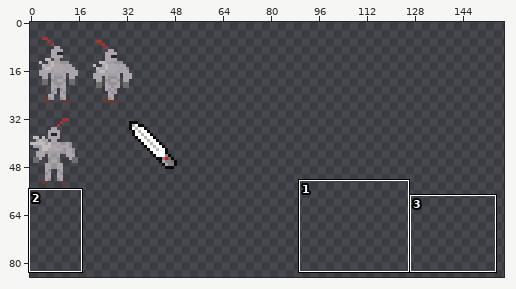
Sprite sheet -- Sprites/Spritesheets/GreatSword Hero Spritesheet.png. Above: a wide view before the commit, with the close-up outlined.
Close-up. Earlier state:
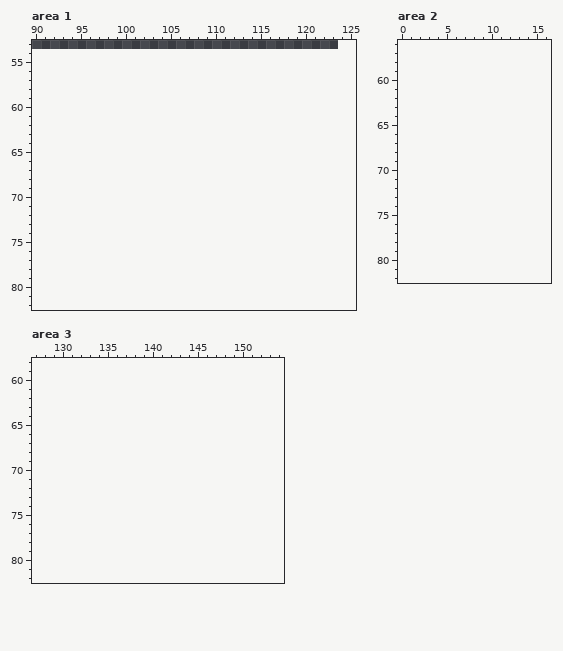
The file is 124x54 pixels. Shown: area 1: x 90..125, y 53..82; area 2: x 0..16, y 56..82; area 3: x 127..154, y 58..82. The old version is drawn lined up with the new one, on the new canvas. The wide view leaves out empty margins. The commit also changed other parts of the picture, which this record leaves out.
After the commit:
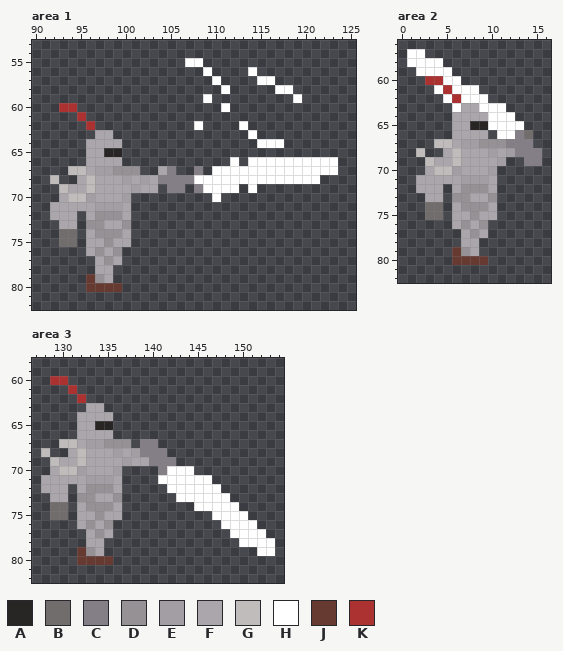
Palette (. is transparent): A #282525  B #726d6d  C #847e87  D #959195  E #a29ea3  F #aaa6ab  G #c1bcbc  H #ffffff  J #663931  K #ac3232
Difference:
canvas 124x54 -> 178x91
Area 1:
y 55: x 107..108 .. -> HH
y 56: x 109 . -> H; x 114 . -> H
y 57: x 110 . -> H; x 115..116 .. -> HH
y 58: x 111 . -> H; x 117..118 .. -> HH
y 59: x 109 . -> H; x 119 . -> H
y 60: x 93..94 .. -> KK; x 111 . -> H
y 61: x 95 . -> K
y 62: x 96 . -> K; x 108 . -> H; x 113 . -> H
y 63: x 97..98 .. -> FF; x 114 . -> H
y 64: x 96..99 .... -> FFFF; x 115..117 ... -> HHH
y 65: x 96..99 .... -> FFAA
y 66: x 96..99 .... -> FFFF; x 112 . -> H; x 114..123 .......... -> HHHHHHHHHH
y 67: x 94..101 ........ -> GGFEEDDD; x 104..105 .. -> FC; x 108 . -> C; x 110..123 .............. -> HHHHHHHHHHHHHH
y 68: x 92 . -> G; x 95..121 ........................... -> FGFFFEFEFCCCCHHHHHHHHHHHHHH
y 69: x 93..103 ........... -> GFFGFFFFEFF; x 105..106 .. -> CC; x 108..112 ..... -> CHHHH; x 114 . -> H
y 70: x 93..100 ........ -> FGGEFFFE; x 110 . -> H
y 71: x 92..100 ......... -> FFFFFEEEF
y 72: x 92..94 ... -> FFF; x 96..100 ..... -> FDDDF
y 73: x 93..94 .. -> FF; x 96..100 ..... -> DDFFD
y 74: x 93..94 .. -> BB; x 96..100 ..... -> FDDDF
y 75: x 93..94 .. -> BB; x 96..100 ..... -> FFDFF
y 76: x 96..99 .... -> FDFD
y 77: x 97..99 ... -> FDF
y 78: x 97..98 .. -> FF
y 79: x 96..98 ... -> JDF
y 80: x 96..99 .... -> JJJJ
Area 2:
y 57: x 1..2 .. -> HH
y 58: x 1..4 .... -> HHHH
y 59: x 2..5 .... -> HHHH
y 60: x 3..6 .... -> KKHH
y 61: x 4..8 ..... -> HKHHH
y 62: x 5..9 ..... -> HKHHH
y 63: x 6..11 ...... -> HFFHHH
y 64: x 6..12 ....... -> FFFFHHH
y 65: x 6..13 ........ -> FFAAHHHH
y 66: x 6..9 .... -> FFFF; x 11..14 .... -> HHCB
y 67: x 4..14 ........... -> GGFEEDDDCCC
y 68: x 2 . -> G; x 5..15 ........... -> FGFFFEFECCC
y 69: x 3..11 ......... -> GFFGFFFFE; x 14..15 .. -> CC
y 70: x 3..10 ........ -> FGGEFFFE
y 71: x 2..10 ......... -> FFFFFEEEF
y 72: x 2..4 ... -> FFF; x 6..10 ..... -> FDDDF
y 73: x 3..4 .. -> FF; x 6..10 ..... -> DDFFD
y 74: x 3..4 .. -> BB; x 6..10 ..... -> FDDDF
y 75: x 3..4 .. -> BB; x 6..10 ..... -> FFDFF
y 76: x 6..9 .... -> FDFD
y 77: x 7..9 ... -> FDF
y 78: x 7..8 .. -> FF
y 79: x 6..8 ... -> JDF
y 80: x 6..9 .... -> JJJJ
Area 3:
y 60: x 129..130 .. -> KK
y 61: x 131 . -> K
y 62: x 132 . -> K
y 63: x 133..134 .. -> FF
y 64: x 132..135 .... -> FFFF
y 65: x 132..135 .... -> FFAA
y 66: x 132..135 .... -> FFFF
y 67: x 130..137 ........ -> GGFEEDDD; x 139..140 .. -> CC
y 68: x 128 . -> G; x 131..141 ........... -> FGFFFEFECCC
y 69: x 129..142 .............. -> GFFGFFFFEFFCCC
y 70: x 129..136 ........ -> FGGEFFFE; x 141..144 .... -> CHHH
y 71: x 128..136 ......... -> FFFFFEEEF; x 141..146 ...... -> HHHHHH
y 72: x 128..130 ... -> FFF; x 132..136 ..... -> FDDDF; x 142..147 ...... -> HHHHHH
y 73: x 129..130 .. -> FF; x 132..136 ..... -> DDFFD; x 143..148 ...... -> HHHHHH
y 74: x 129..130 .. -> BB; x 132..136 ..... -> FDDDF; x 145..149 ..... -> HHHHH
y 75: x 129..130 .. -> BB; x 132..136 ..... -> FFDFF; x 147..150 .... -> HHHH
y 76: x 132..135 .... -> FDFD; x 148..151 .... -> HHHH
y 77: x 133..135 ... -> FDF; x 149..152 .... -> HHHH
y 78: x 133..134 .. -> FF; x 150..153 .... -> HHHH
y 79: x 132..134 ... -> JDF; x 152..153 .. -> HH
y 80: x 132..135 .... -> JJJJ
Pixel boxes of the changes (left, top, right, bottom) in both close-ups:
added: (50, 58, 338, 292)
added: (407, 49, 542, 265)
added: (41, 376, 275, 565)
